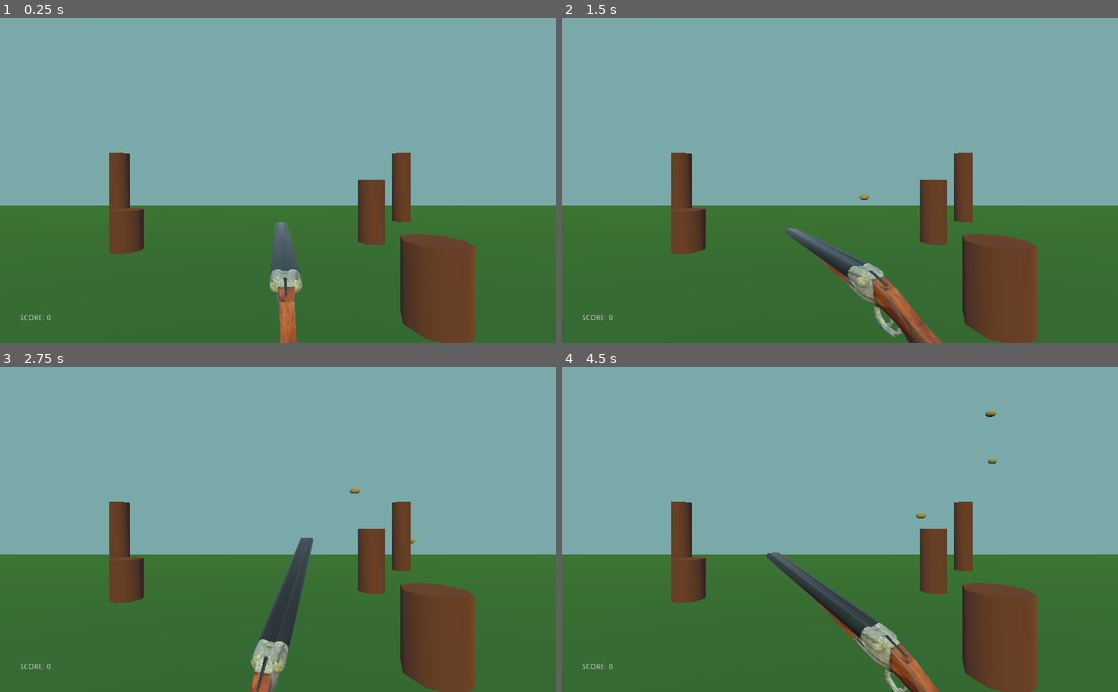
Above: before the commit, frames 1-4 (two rows, left to right).
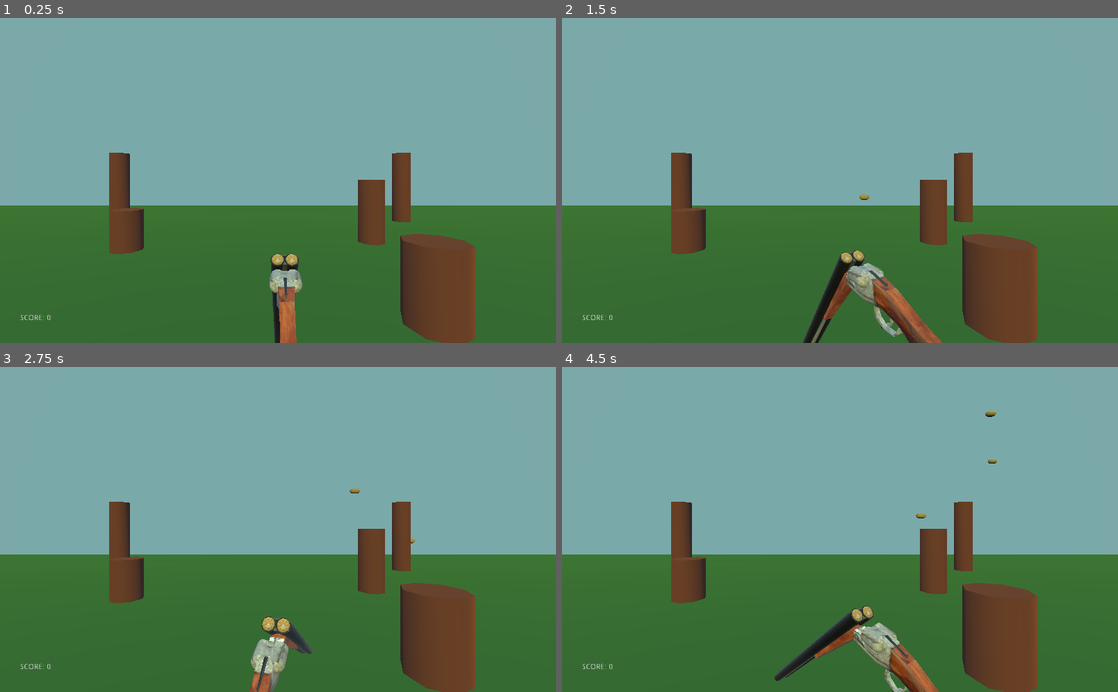
Above: after the commit, the same moments.

Repository: zMenta/CapsuleHunt3D
Game: Godot game, scene res://Main/Main.tscn
Two runs of this game, one before a commit and one after it. Both use one fixed random seed, a clock stepped at 60 frames per second and the inputs below.
Inputs (mouse positions are in pixels of both pictures, inside the frame that each line leads up to):
- Up to frame 1 (0.25 s): no input
- Up to frame 2 (1.5 s): tap Enter at 0.5 s; move the mouse to (962, 164) at 0.52 s; press the mouse at (962, 164) at 0.53 s; tap Space at 1.25 s; move the mouse to (728, 196) at 1.27 s; release the mouse at (728, 196) at 1.28 s; click (728, 196) at 1.35 s
- Up to frame 3 (2.75 s): tap Enter at 2 s; move the mouse to (333, 458) at 2.02 s; press the mouse at (333, 458) at 2.03 s
- Up to frame 4 (4.5 s): move the mouse to (812, 594) at 2.77 s; release the mouse at (812, 594) at 2.78 s; click (812, 594) at 2.85 s; move the mouse to (1006, 578) at 3.52 s; press the mouse at (1006, 578) at 3.53 s; tap Space at 4.25 s; move the mouse to (673, 480) at 4.27 s; release the mouse at (673, 480) at 4.28 s; click (673, 480) at 4.35 s

The runs differ from the first frame. In frame 1, 0.7% of the frame differs, in the area x 48-54%, y 62-100%; in frame 2, 1.5%; in frame 3, 1.4%; in frame 4, 1.9%, in the area x 36-58%, y 57-97%.

Commit message:
Shotgun Reload Animation

Diff:
--- a/DuckHunt3D/Player/DoubleBarrelShotgun.tscn
+++ b/DuckHunt3D/Player/DoubleBarrelShotgun.tscn
@@ -1,9 +1,79 @@
-[gd_scene load_steps=3 format=2]
+[gd_scene load_steps=5 format=2]
 
 [ext_resource path="res://Player/DoubleBarrelShotgun.glb" type="PackedScene" id=1]
 [ext_resource path="res://Player/BuckShot.tscn" type="PackedScene" id=2]
 
+[sub_resource type="Animation" id=1]
+length = 0.001
+tracks/0/type = "value"
+tracks/0/path = NodePath("Barrel:rotation_degrees")
+tracks/0/interp = 1
+tracks/0/loop_wrap = true
+tracks/0/imported = false
+tracks/0/enabled = true
+tracks/0/keys = {
+"times": PoolRealArray( 0 ),
+"transitions": PoolRealArray( 1 ),
+"update": 0,
+"values": [ Vector3( 0, 0, -50.235 ) ]
+}
+
+[sub_resource type="Animation" id=2]
+resource_name = "Reload"
+length = 1.5
+tracks/0/type = "value"
+tracks/0/path = NodePath("Barrel:rotation_degrees")
+tracks/0/interp = 2
+tracks/0/loop_wrap = true
+tracks/0/imported = false
+tracks/0/enabled = true
+tracks/0/keys = {
+"times": PoolRealArray( 0, 0.2, 1.3, 1.4 ),
+"transitions": PoolRealArray( 1, 1, 0.297302, 1 ),
+"update": 0,
+"values": [ Vector3( 0, 0, 0 ), Vector3( 0, 0, -50 ), Vector3( 0, 0, -50 ), Vector3( 0, 0, 0 ) ]
+}
+tracks/1/type = "value"
+tracks/1/path = NodePath("Barrel/BuckShot:visible")
+tracks/1/interp = 1
+tracks/1/loop_wrap = true
+tracks/1/imported = false
+tracks/1/enabled = true
+tracks/1/keys = {
+"times": PoolRealArray( 0, 0.6 ),
+"transitions": PoolRealArray( 1, 1 ),
+"update": 1,
+"values": [ false, true ]
+}
+tracks/2/type = "value"
+tracks/2/path = NodePath("Barrel/BuckShot2:visible")
+tracks/2/interp = 1
+tracks/2/loop_wrap = true
+tracks/2/imported = false
+tracks/2/enabled = true
+tracks/2/keys = {
+"times": PoolRealArray( 0, 1 ),
+"transitions": PoolRealArray( 1, 1 ),
+"update": 1,
+"values": [ false, true ]
+}
+tracks/3/type = "value"
+tracks/3/path = NodePath(".:rotation_degrees")
+tracks/3/interp = 2
+tracks/3/loop_wrap = true
+tracks/3/imported = false
+tracks/3/enabled = true
+tracks/3/keys = {
+"times": PoolRealArray( 0, 0.1, 1.3, 1.4, 1.5 ),
+"transitions": PoolRealArray( 1, 1, 1, 1, 1 ),
+"update": 0,
+"values": [ Vector3( 0, 0, -2 ), Vector3( 0, 0, 0 ), Vector3( 0, 0, 0 ), Vector3( 0, 0, 5 ), Vector3( 0, 0, 0 ) ]
+}
+
 [node name="DoubleBarrelShotgun" instance=ExtResource( 1 )]
+
+[node name="Barrel" parent="." index="2"]
+transform = Transform( 0.63964, 0.768674, 0, -0.768674, 0.63964, 0, 0, 0, 1, 0.123714, 0.0378626, -0.0252663 )
 
 [node name="BuckShot" parent="Barrel" index="0" instance=ExtResource( 2 )]
 transform = Transform( 1, 0, 0, 0, 1, 0, 0, 0, 1, -0.123714, -0.0378626, 0.0252663 )
@@ -20,3 +90,7 @@
 transform = Transform( 1, 0, 0, 0, 1, 0, 0, 0, 1, 0.560174, 0.0573076, -0.0345379 )
 enabled = true
 cast_to = Vector3( 200, 0, 0 )
+
+[node name="AnimationPlayer" type="AnimationPlayer" parent="." index="5"]
+anims/RESET = SubResource( 1 )
+anims/Reload = SubResource( 2 )
